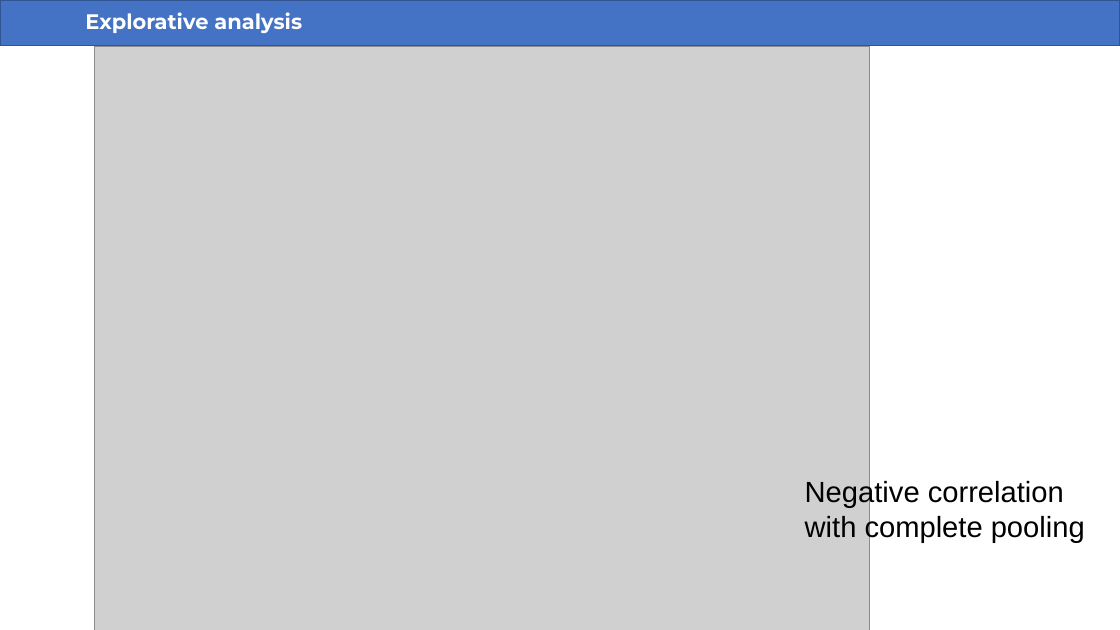
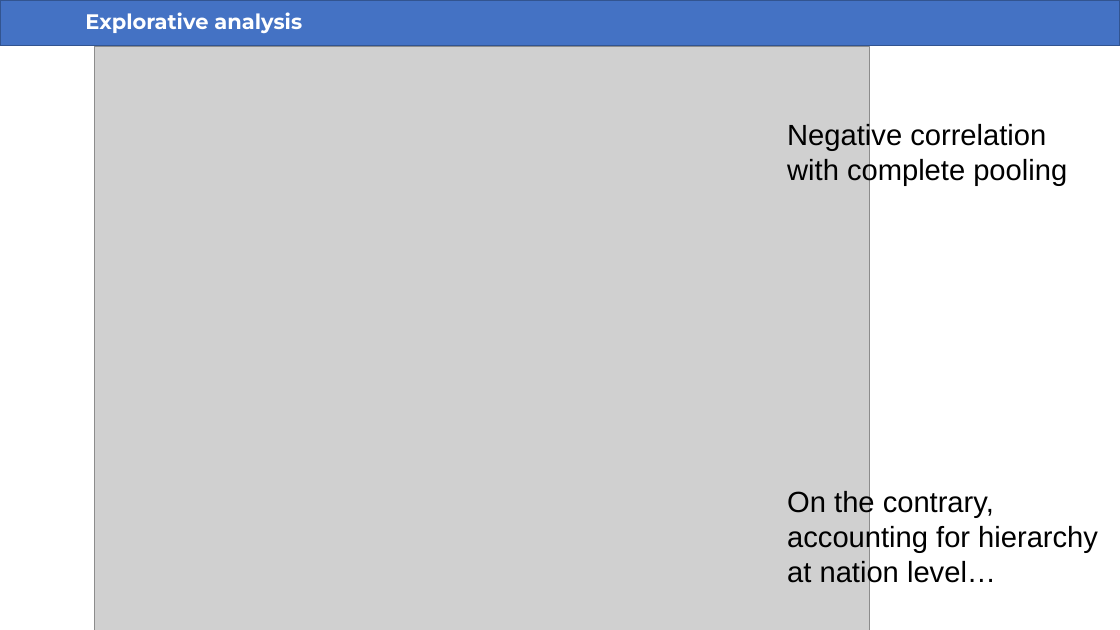
Before and after one commit to saraserafino/UVB-exposure-on-melanoma-mortality, a slide deck: slide 6 of UVB-exposure-on-melanoma-mortality.pptx (slide 7 before the commit). Drawn at 1120x630 pixels with LibreOffice and Linux fonts; fonts in the diff are those of the drawing; grey boxes stand for pictures. Boxes give left, top, right and bottom in pixels: in the first picture for what was removed or moved away, otherwise in the second. Text is boxed around its words. In the diff, an @@ line names an element or a change of style, - is before the commit and + after.

```diff
--- a/UVB-exposure-on-melanoma-mortality.pptx
+++ b/UVB-exposure-on-melanoma-mortality.pptx
@@ text "Negative correlation with complete pooling": place and size @@
-text "Negative correlation with complete pooling" at box(805, 479, 1085, 543)
+text "Negative correlation with complete pooling" at box(787, 122, 1067, 186)
@@ text added at box(787, 489, 1098, 588), 25 pt, text #000000 @@
+On the contrary, accounting for hierarchy at nation level…
```
Also in this commit, not shown: 8 other slides changed, 11 slides added, 4 slides removed, 10 other files.
